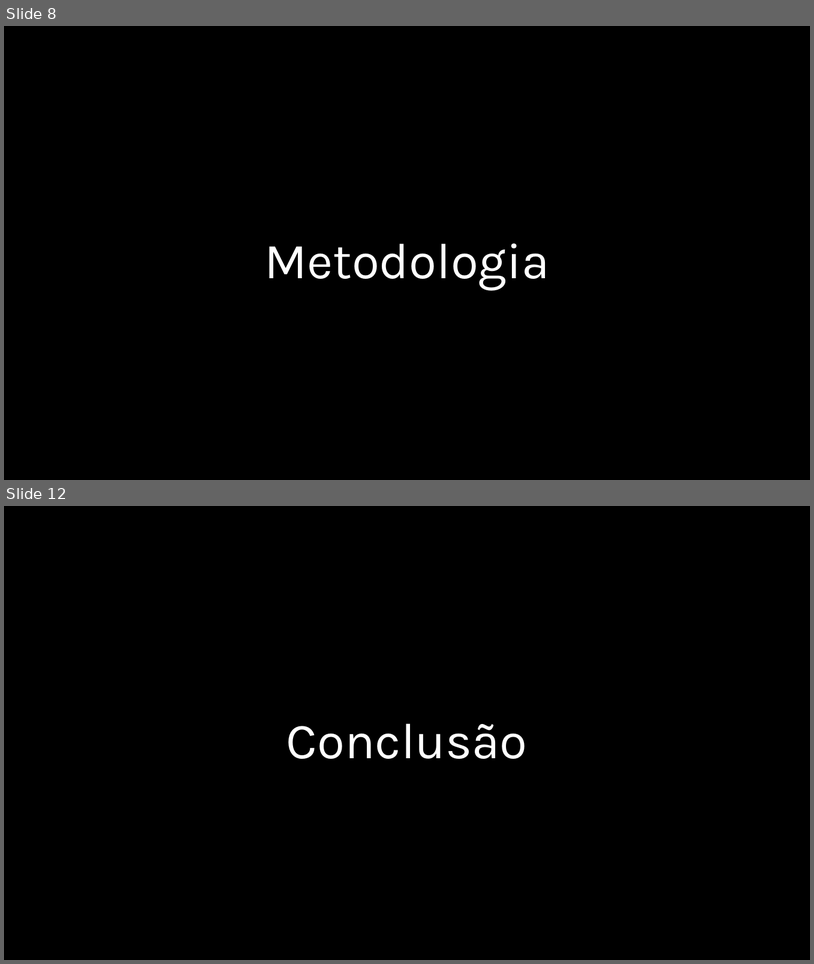
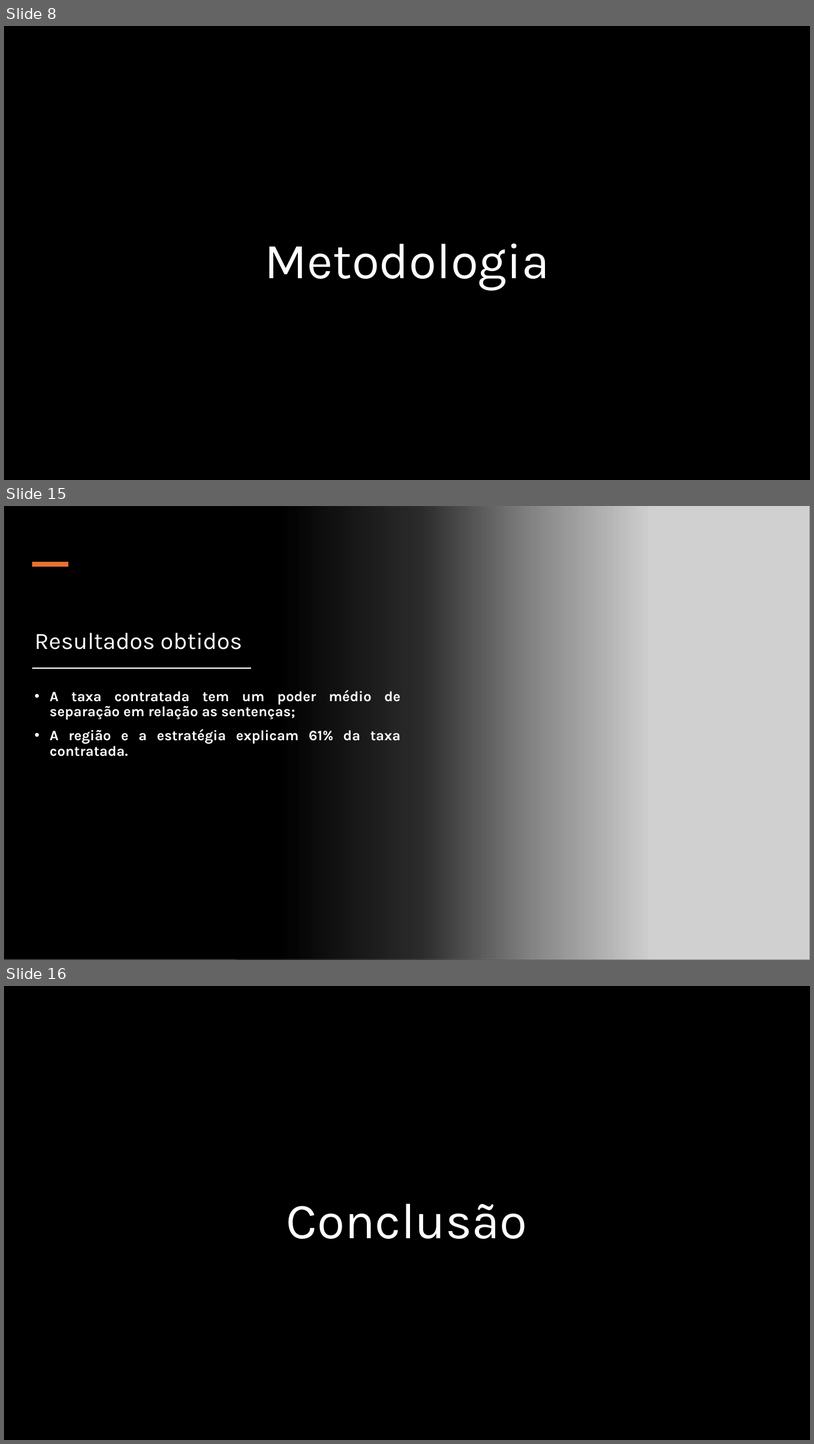
Before and after one commit to DeyvedAntonio/legal_analytics, a slide deck: 05_Documentacao/01_Power_point/Otimização de Custos de Ações Judiciais.pptx. Shown one above the other, each under a label of ours: slides 8 and 12 before the commit, slides 8, 15 and 16 after it; the slides between them are not shown. The pictures are 814x964 and 814x1444 pixels, drawn with LibreOffice and Linux fonts; fonts in the diff are those of the drawing; grey boxes stand for pictures; background and template pictures are left out. Boxes give left, top, right and bottom in pixels: in the first picture for what was removed or moved away, otherwise in the second. Text is boxed around its words. In the diff, an @@ line names an element or a change of style, - is before the commit and + after.

```diff
--- a/05_Documentacao/01_Power_point/Otimização de Custos de Ações Judiciais.pptx
+++ b/05_Documentacao/01_Power_point/Otimização de Custos de Ações Judiciais.pptx
@@ slide 15 added at bbox=[4, 506, 810, 960], background #FFFFFF @@
@@ rectangle added at bbox=[4, 506, 650, 960], fill gradient #000000 @@
@@ picture added at bbox=[237, 506, 810, 960] @@
@@ rectangle added at bbox=[32, 562, 68, 567], fill #E97132 @@
@@ title added at bbox=[35, 633, 242, 649], 28 pt, text #FFFFFF @@
+Resultados obtidos
@@ rectangle added at bbox=[32, 667, 251, 668], fill #000000, outline #FFFFFF 0.25 pt @@
@@ text added at bbox=[50, 690, 401, 756], 17 pt, text #FFFFFF, bold @@
+• A taxa contratada tem um poder médio de separação em relação as sentenças;
+• A região e a estratégia explicam 61% da taxa contratada.
@@ what was slide 12 is now slide 16 @@
```
Also in this commit, not shown: 3 slides changed, 4 other slides added, 1 slide removed.
